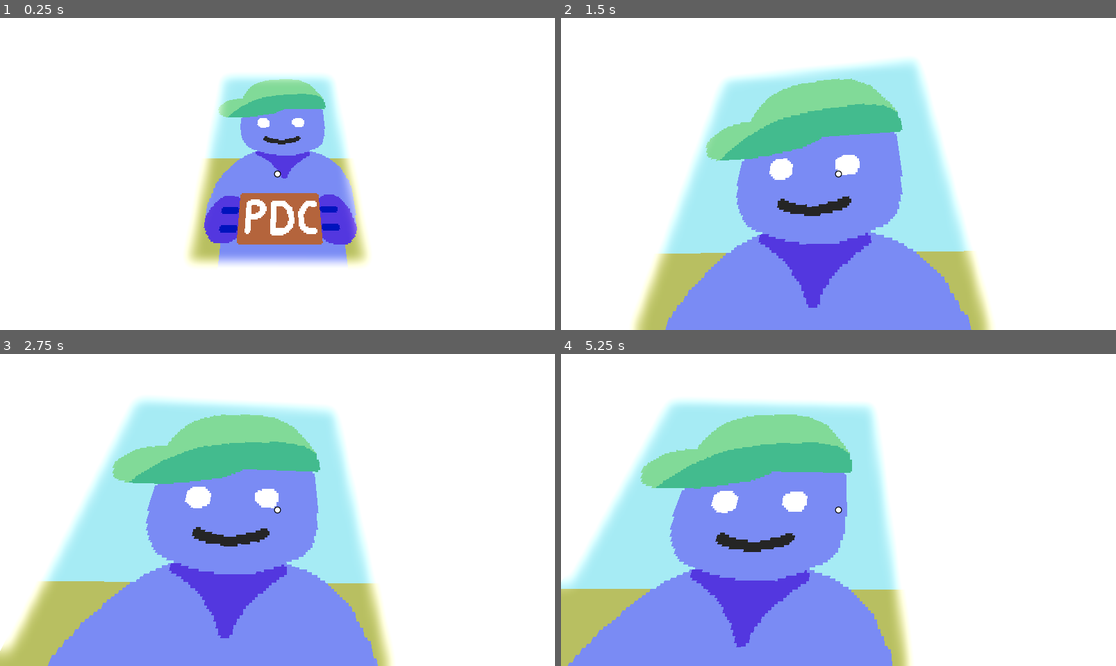
Above: before the commit, frames 1-4 (two rows, left to right).
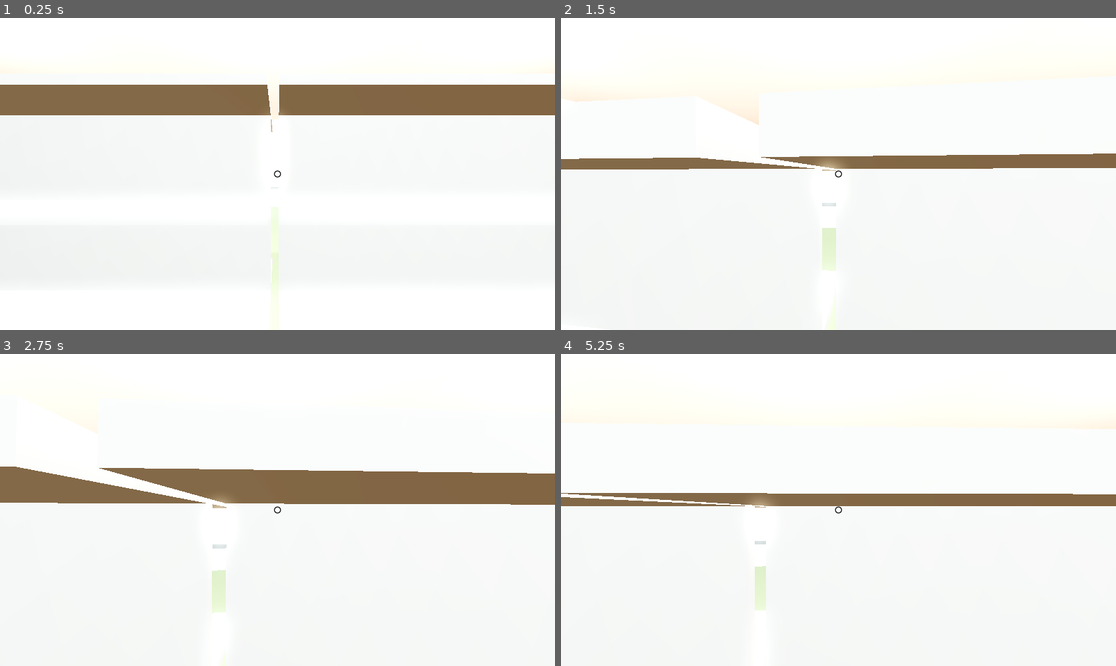
Above: after the commit, the same moments.

Repository: chybby/ldjam53
Game: Godot game, scene res://main.tscn
Same seed, same stepped clock (60 frames per second), same inputs: the game is played once before the commit and once after it.
Inputs (mouse positions are in pixels of both pictures, inside the frame that each line leads up to):
- Up to frame 1 (0.25 s): no input
- Up to frame 2 (1.5 s): tap Enter at 0.5 s; move the mouse to (866, 174) at 0.52 s; press the mouse at (866, 174) at 0.53 s; hold W (move_forward) from 0.53 s (still down); tap Space (jump) at 0.77 s; move the mouse to (810, 174) at 1.27 s; release the mouse at (810, 174) at 1.28 s; tap Mouse wheel up (move_held_item_away) at 1.35 s
- Up to frame 3 (2.75 s): keep holding W (move_forward); tap Space (jump) at 1.52, 2 s; move the mouse to (288, 503) at 2.02 s; hold Mouse wheel down (move_held_item_towards) from 2.03 s (still down)
- Up to frame 4 (5.25 s): keep holding W (move_forward); move the mouse to (832, 516) at 2.77 s; release Mouse wheel down (move_held_item_towards) at 2.78 s; right-click (832, 516) at 2.85 s; tap Space (jump) at 3.02, 3.77, 4.52 s; move the mouse to (877, 513) at 3.52 s; hold Shift (sprint) 3.53-4.28 s; tap Enter at 4.25 s; move the mouse to (794, 506) at 4.27 s; click (794, 506) at 4.35 s; move the mouse to (844, 510) at 5.02 s; hold Mouse wheel up (move_held_item_away) from 5.03 s (still down)

The runs differ from the first frame. In frame 1, 23% of the frame differs, in the area x 0-100%, y 18-89%; in frame 2, 44%; in frame 3, 50%, in the area x 0-100%, y 14-100%; in frame 4, 46%.

Commit message:
fix customer fade in

Diff:
--- a/customer/customer.tscn
+++ b/customer/customer.tscn
@@ -45,8 +45,8 @@
 transform = Transform3D(1.5, 0, 0, 0, 1.5, 0, 0, 0, 1.5, 0, -0.2125, 0)
 billboard = 2
 double_sided = false
-alpha_cut = 1
 texture_filter = 2
+render_priority = -1
 texture = ExtResource("1_xdkae")
 
 [node name="Speech" type="Sprite3D" parent="."]
--- a/main.gd
+++ b/main.gd
@@ -11,7 +11,7 @@
 var can_pause := false
 
 const SKIP_MAIN_MENU := true
-const SKIP_TUTORIAL := false
+const SKIP_TUTORIAL := true
 
 var day = 0
 
